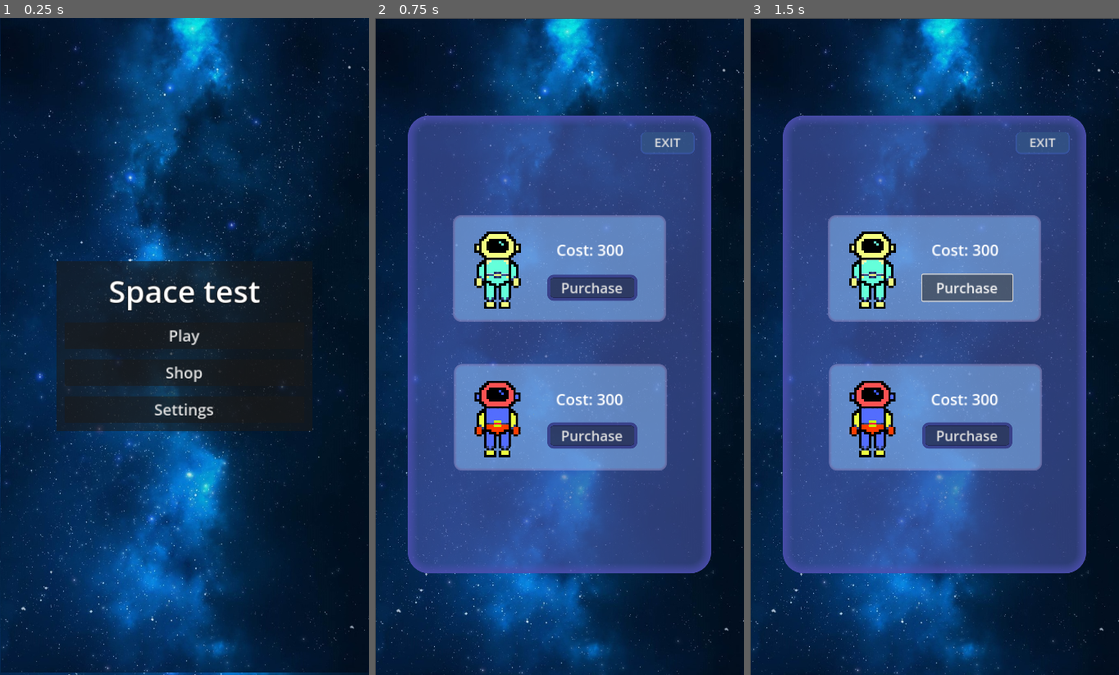
Above: before the commit, frames 1-3 (left to right).
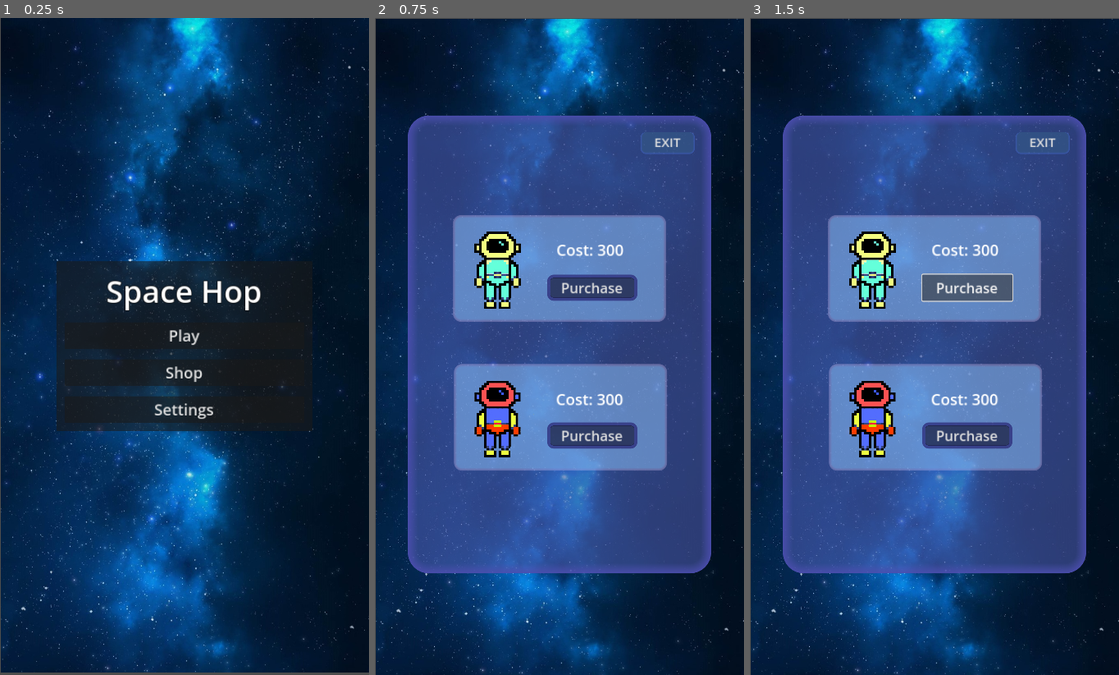
Above: after the commit, the same moments.

Repository: nlwens/SpaceHop
Game: Godot game, scene res://main_menu.tscn
The game is run twice, just before and just after one commit, with the same random seed, the same clock (stepped at 60 frames per second) and the same inputs.
Inputs:
- Up to frame 1 (0.25 s): no input
- Up to frame 2 (0.75 s): click "Shop" at 0.5 s
- Up to frame 3 (1.5 s): click "Purchase" at 1.25 s

The runs differ from the first frame. In frame 1, 1.4% of the frame differs, in the area x 0-100%, y 0-100%; in frame 2, nothing differs; in frame 3, nothing differs.

Commit message:
Updated the latest file

Diff:
--- /dev/null
+++ b/bg.gdshader
@@ -0,0 +1,10 @@
+shader_type canvas_item;
+
+uniform vec2 direction = vec2(0.0,1.0);
+uniform float speed_scale = 0.06;
+
+void fragment() {
+	vec2 move = direction * TIME * speed_scale;
+	COLOR = texture(TEXTURE, UV + move);
+	// Place fragment code here.
+}
--- a/main_menu.tscn
+++ b/main_menu.tscn
@@ -59,7 +59,7 @@
 theme_override_constants/shadow_outline_size = 8
 theme_override_constants/line_spacing = 8
 theme_override_font_sizes/font_size = 60
-text = "Space test"
+text = "Space Hop"
 horizontal_alignment = 1
 vertical_alignment = 1
 
--- a/shop.tscn
+++ b/shop.tscn
@@ -155,8 +155,6 @@
 text = "Purchase"
 icon_alignment = 1
 script = ExtResource("5_qssjh")
-theme_override_font_sizes/font_size = 27
-theme_override_styles/normal = SubResource("StyleBoxFlat_vydvl")
 
 [node name="Purchase2" type="Button" parent="."]
 layout_mode = 0
@@ -169,5 +167,3 @@
 text = "Purchase"
 icon_alignment = 1
 script = ExtResource("5_qssjh")
-theme_override_font_sizes/font_size = 27
-theme_override_styles/normal = SubResource("StyleBoxFlat_vydvl")
--- a/shop/PurchaseButton.gd
+++ b/shop/PurchaseButton.gd
@@ -1,7 +1,7 @@
 extends Button
 
 # Reference to the main character
-#var character : Node2D = preload("res://MainChar/main_char.tscn")
+#var character : Sprite2D = preload("res://MainChar.png")
 
 # Gold cost for the new image
 var purchaseCost : int = 300
--- a/world.tscn
+++ b/world.tscn
@@ -1,10 +1,16 @@
-[gd_scene load_steps=9 format=3 uid="uid://xg605m843gih"]
+[gd_scene load_steps=11 format=3 uid="uid://xg605m843gih"]
 
 [ext_resource type="PackedScene" uid="uid://dxnhmxms0na4b" path="res://player.tscn" id="1_78p7k"]
 [ext_resource type="Script" path="res://Scripts/world.gd" id="1_oqe1j"]
 [ext_resource type="PackedScene" uid="uid://870qupft0mqa" path="res://tile.tscn" id="2_lij5i"]
-[ext_resource type="Texture2D" uid="uid://deer176b0pr31" path="res://P.I.G/Background.png" id="3_yw41x"]
+[ext_resource type="Shader" path="res://bg.gdshader" id="2_wb5fo"]
+[ext_resource type="Texture2D" uid="uid://dhxtsmybvagmu" path="res://bg.JPG" id="3_3wmql"]
 [ext_resource type="PackedScene" uid="uid://kbescxxb5e0q" path="res://tile2.tscn" id="4_46774"]
+
+[sub_resource type="ShaderMaterial" id="ShaderMaterial_oolo6"]
+shader = ExtResource("2_wb5fo")
+shader_parameter/direction = Vector2(0, 1)
+shader_parameter/speed_scale = 0.1
 
 [sub_resource type="GDScript" id="GDScript_f3286"]
 script/source = "extends Camera2D
@@ -40,9 +46,36 @@
 metadata/_edit_horizontal_guides_ = [-641.0]
 metadata/_edit_vertical_guides_ = [-359.0]
 
+[node name="TextureRect" type="TextureRect" parent="."]
+material = SubResource("ShaderMaterial_oolo6")
+offset_left = -453.0
+offset_top = -2395.0
+offset_right = 447.0
+offset_bottom = 805.0
+texture = ExtResource("3_3wmql")
+stretch_mode = 1
+
 [node name="player" parent="." instance=ExtResource("1_78p7k")]
 position = Vector2(0, 381)
 camera_path = NodePath("../Camera2D")
+
+[node name="tile" parent="." instance=ExtResource("2_lij5i")]
+position = Vector2(3, 549)
+
+[node name="tile2" parent="tile" instance=ExtResource("4_46774")]
+position = Vector2(-229, -531)
+
+[node name="tile3" parent="tile" instance=ExtResource("2_lij5i")]
+position = Vector2(-226, -134)
+
+[node name="tile4" parent="tile" instance=ExtResource("2_lij5i")]
+position = Vector2(149, -417)
+
+[node name="tile6" parent="tile" instance=ExtResource("4_46774")]
+position = Vector2(-72, -308)
+
+[node name="tile5" parent="tile" instance=ExtResource("2_lij5i")]
+position = Vector2(190, -234)
 
 [node name="Camera2D" type="Camera2D" parent="."]
 script = SubResource("GDScript_f3286")
@@ -68,35 +101,3 @@
 [node name="CollisionShape2D" type="CollisionShape2D" parent="Camera2D/StaticBody2D3"]
 position = Vector2(-418, 12.5)
 shape = SubResource("RectangleShape2D_rrwmj")
-
-[node name="tile" parent="." instance=ExtResource("2_lij5i")]
-position = Vector2(3, 549)
-
-[node name="tile2" parent="tile" instance=ExtResource("4_46774")]
-position = Vector2(-229, -531)
-
-[node name="tile3" parent="tile" instance=ExtResource("2_lij5i")]
-position = Vector2(-226, -134)
-
-[node name="tile4" parent="tile" instance=ExtResource("2_lij5i")]
-position = Vector2(149, -417)
-
-[node name="tile6" parent="tile" instance=ExtResource("4_46774")]
-position = Vector2(-72, -308)
-
-[node name="tile5" parent="tile" instance=ExtResource("2_lij5i")]
-position = Vector2(190, -234)
-
-[node name="ParallaxBackground" type="ParallaxBackground" parent="."]
-
-[node name="ParallaxLayer" type="ParallaxLayer" parent="ParallaxBackground"]
-position = Vector2(421, 869)
-motion_mirroring = Vector2(1000, 2000)
-
-[node name="TextureRect" type="TextureRect" parent="ParallaxBackground/ParallaxLayer"]
-offset_left = -549.0
-offset_top = -1125.0
-offset_right = 576.0
-offset_bottom = 875.0
-texture = ExtResource("3_yw41x")
-stretch_mode = 1
Not shown, removed: P.I.G/no use/屏幕截图 2023-12-04 190231.jpg.import
Not shown, removed: P.I.G/no use/屏幕截图 2023-12-04 190407.jpg.import
Not shown, removed: P.I.G/no use/屏幕截图 2023-12-04 190435.jpg.import
Renamed: P.I.G/no use/屏幕截图 2023-12-04 190231.jpg -> P.I.G/no use/灞忓箷鎴浘 2023-12-04 190231.jpg
Not shown, added: P.I.G/no use/灞忓箷鎴浘 2023-12-04 190231.jpg.import
Renamed: P.I.G/no use/屏幕截图 2023-12-04 190407.jpg -> P.I.G/no use/灞忓箷鎴浘 2023-12-04 190407.jpg
Not shown, added: P.I.G/no use/灞忓箷鎴浘 2023-12-04 190407.jpg.import
Renamed: P.I.G/no use/屏幕截图 2023-12-04 190435.jpg -> P.I.G/no use/灞忓箷鎴浘 2023-12-04 190435.jpg
Not shown, added: P.I.G/no use/灞忓箷鎴浘 2023-12-04 190435.jpg.import
Not shown, removed: P.I.G/屏幕截图 2023-12-06 151724.png.import
Renamed: P.I.G/屏幕截图 2023-12-06 151724.png -> P.I.G/灞忓箷鎴浘 2023-12-06 151724.png
Not shown, added: P.I.G/灞忓箷鎴浘 2023-12-06 151724.png.import
(and 2 more such lines)
